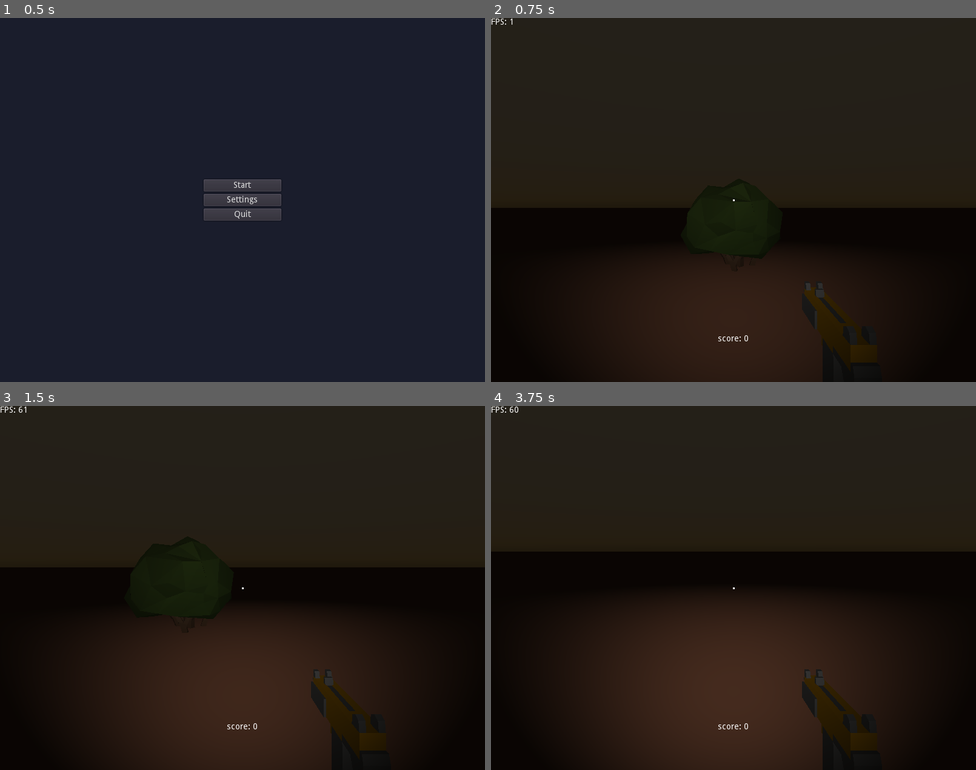
Above: before the commit, frames 1-4 (two rows, left to right).
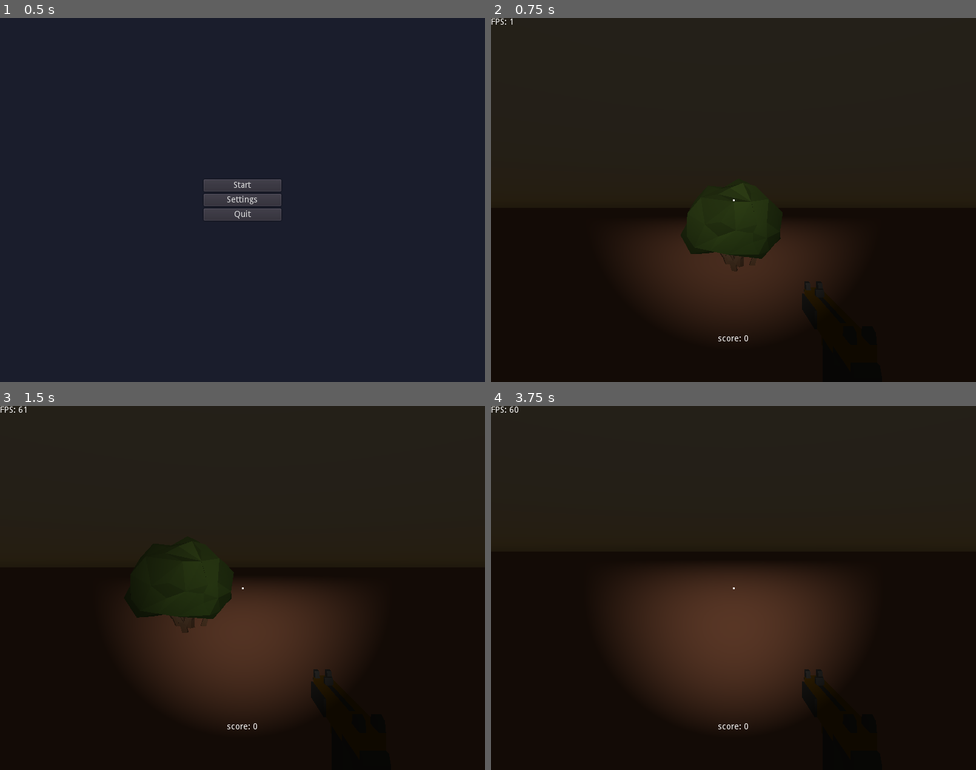
Above: after the commit, the same moments.

Repository: lilboyspirit/treegrow
Game: Godot game, scene res://scenes/main_menu.tscn
The game is run twice, just before and just after one commit, with the same random seed, the same clock (stepped at 60 frames per second) and the same inputs. Sound files missing from this copy of the repository are replaced by a short silence.
Inputs (mouse positions are in pixels of both pictures, inside the frame that each line leads up to):
- Up to frame 1 (0.5 s): no input
- Up to frame 2 (0.75 s): click "Start" at 0.5 s
- Up to frame 3 (1.5 s): tap Enter at 1.25 s; move the mouse to (266, 588) at 1.27 s; hold W (move_forward) from 1.28 s (still down); tap Ctrl (crouch) at 1.35 s; click (266, 588) at 1.42 s
- Up to frame 4 (3.75 s): keep holding W (move_forward); tap Space (jump) at 1.52, 2.27 s; move the mouse to (709, 588) at 2.02 s; tap Shift (sprint) at 2.1, 3.6 s; move the mouse to (743, 580) at 2.77 s; tap Ctrl (crouch) at 2.85 s; move the mouse to (728, 595) at 3.52 s; click (728, 595) at 3.67 s

Frame 1 is identical in both runs. In frame 2, 6.2% of the frame differs, in the area x 26-79%, y 56-99%; in frame 3, 10%; in frame 4, 15%, in the area x 23-79%, y 43-100%.

Commit message:
Fix darkness issues

Diff:
--- a/default_env.tres
+++ b/default_env.tres
@@ -12,6 +12,6 @@
 background_sky = SubResource( 1 )
 background_energy = 0.15
 ambient_light_color = Color( 1, 0.898039, 0.662745, 1 )
-ambient_light_energy = 0.05
+ambient_light_energy = 0.1
 ambient_light_sky_contribution = 0.0
 fog_color = Color( 0.466667, 0.403922, 0.290196, 1 )
--- a/scenes/player.tscn
+++ b/scenes/player.tscn
@@ -95,7 +95,8 @@
 transform = Transform( 1, 0, 0, 0, 1, 0, 0, 0, 1, 0, 3, 0 )
 
 [node name="SpotLight" type="SpotLight" parent="ViewportContainer/viewport/camera"]
-spot_range = 20.0
+spot_range = 50.0
+spot_angle = 30.0
 
 [node name="uziLong" type="MeshInstance" parent="ViewportContainer/viewport/camera"]
 transform = Transform( 1, 0, 0, 0, 1, 0, 0, 0, 1, 0.279667, -0.613314, -0.757495 )
